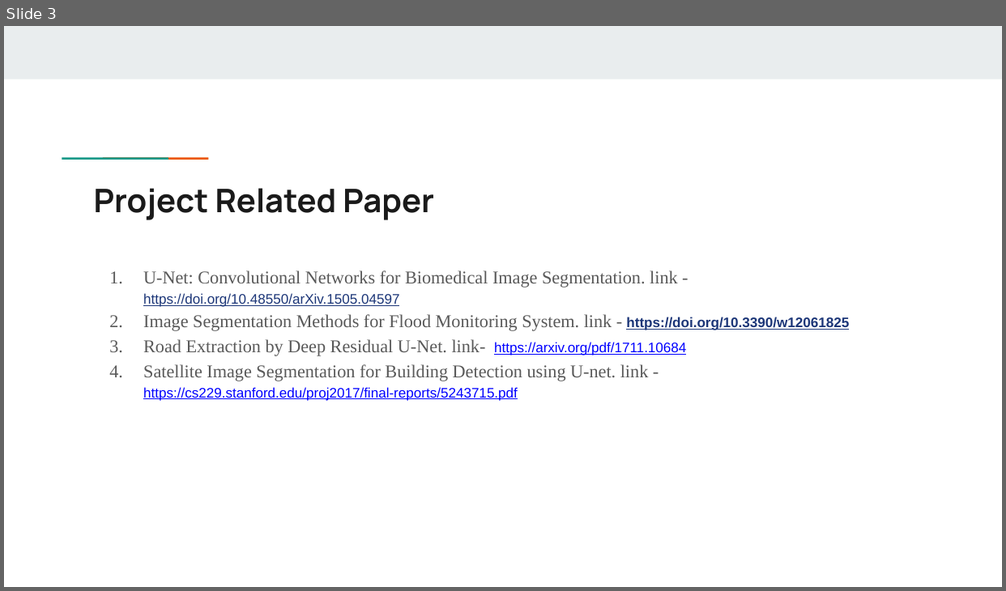
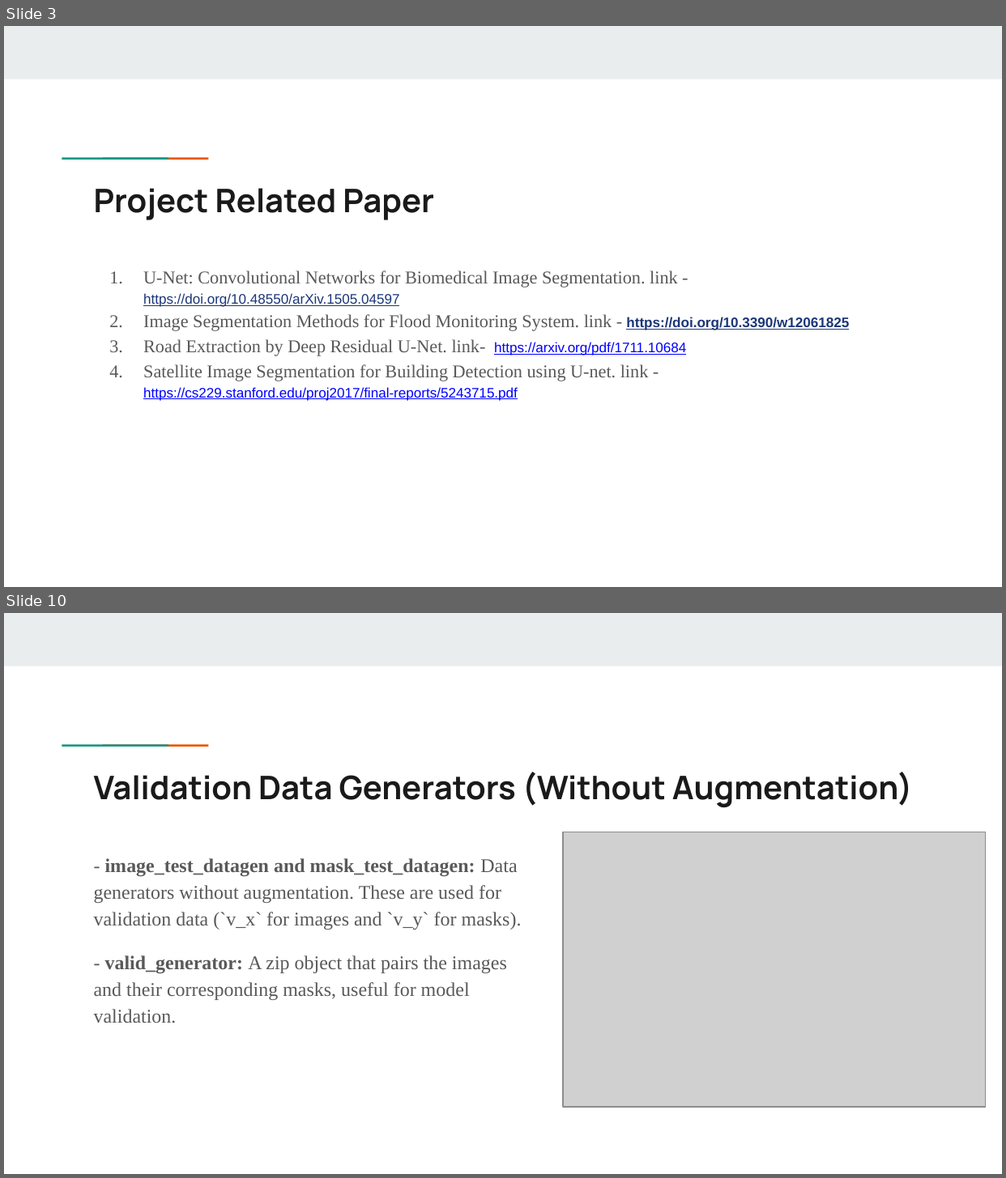
Before and after one commit to Shaoun18/CSE713, a slide deck: Final Project/Task_4b/Flood Impact Detection on Roads Using U-Net.pptx. Shown one above the other, each under a label of ours: slide 3 before the commit, slides 3 and 10 after it; the slides between them are not shown. The pictures are 1006x591 and 1006x1178 pixels, drawn with LibreOffice and Linux fonts; fonts in the diff are those of the drawing; grey boxes stand for pictures. Boxes give left, top, right and bottom in pixels: in the first picture for what was removed or moved away, otherwise in the second. Text is boxed around its words. In the diff, an @@ line names an element or a change of style, - is before the commit and + after.

```diff
--- a/Final Project/Task_4b/Flood Impact Detection on Roads Using U-Net.pptx
+++ b/Final Project/Task_4b/Flood Impact Detection on Roads Using U-Net.pptx
@@ slide 10 added at bbox=[4, 613, 1002, 1174], background #FFFFFF; not listed: 3 template elements that a slide beside it also shows @@
@@ title added at bbox=[94, 772, 913, 808], 23.4 pt, text #1A1A1A, bold @@
+Validation Data Generators (Without Augmentation)
@@ picture added at bbox=[563, 832, 985, 1107] @@
@@ text added at bbox=[94, 858, 522, 1024], 14 pt, text #595959 @@
+- image_test_datagen and mask_test_datagen: Data generators without augmentation. These are used for validation data (`v_x` for images and `v_y` for masks).
+- valid_generator: A zip object that pairs the images and their corresponding masks, useful for model validation.
```
Also in this commit, not shown: 2 slides changed, 6 other slides added.
